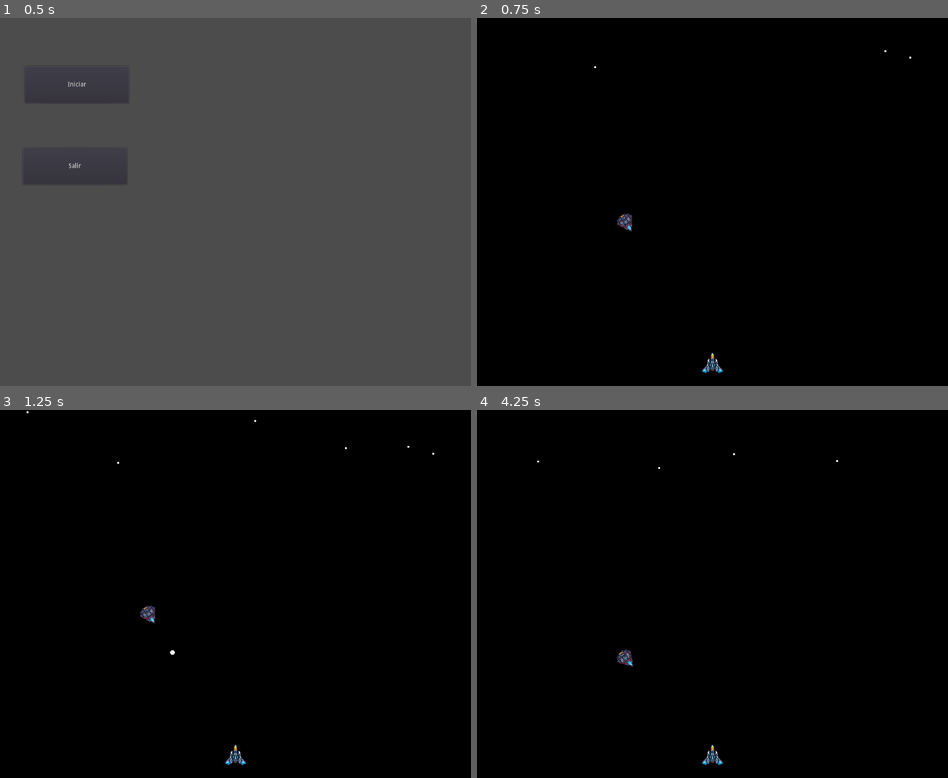
Above: before the commit, frames 1-4 (two rows, left to right).
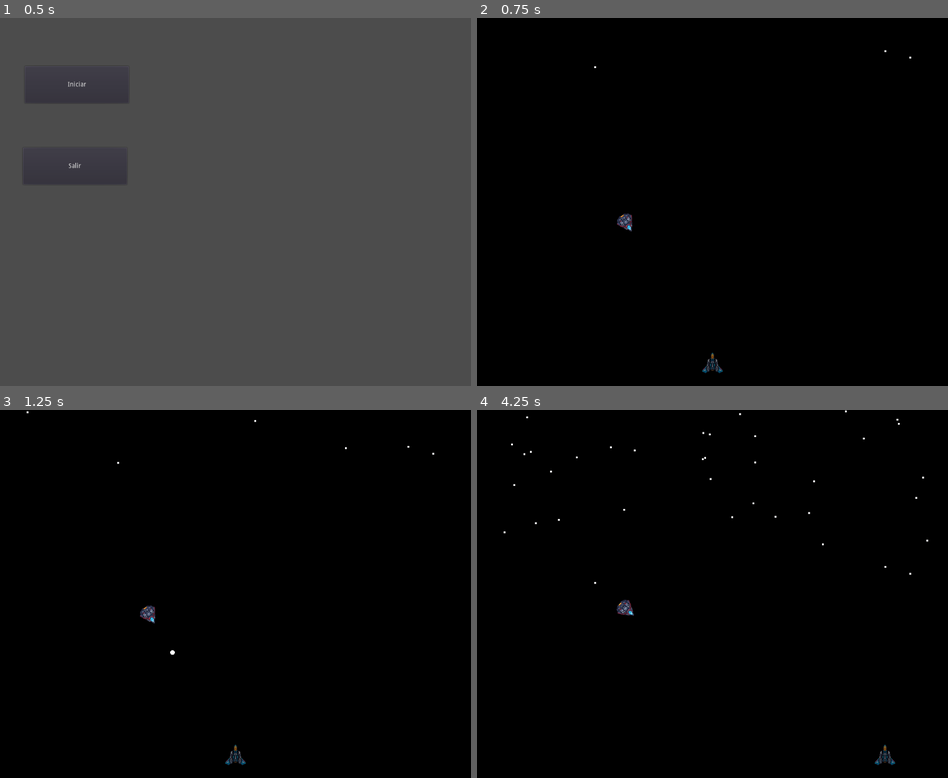
Above: after the commit, the same moments.

Repository: zavala80/Escape-Room
Game: Godot game, scene res://escenas/MainMenu.tscn
Two runs of this game, one before a commit and one after it. Both use one fixed random seed, a clock stepped at 60 frames per second and the inputs below. The engine's default icon, where the game draws it, is replaced by a stand-in: a white triangle on a blue panel in a dark square.
Inputs:
- Up to frame 1 (0.5 s): no input
- Up to frame 2 (0.75 s): click "Iniciar" at 0.5 s
- Up to frame 3 (1.25 s): no input
- Up to frame 4 (4.25 s): hold Right (ui_right) 1.28-2.03 s; hold Down (ui_down) 2.03-2.78 s; hold Right (ui_right) 2.78-3.53 s; hold Up (ui_up) from 3.53 s (still down)

Frame 1 is identical in both runs. In frame 2, 0.1% of the frame differs, in the area x 47-53%, y 90-97%; in frame 3, 0.1%; in frame 4, 0.6%, in the area x 5-96%, y 0-97%.

Commit message:
El jugador tiene 3 vidas y una nueva animación de daño

Diff:
--- a/componentes/enemigos/bala_enemigo.gd
+++ b/componentes/enemigos/bala_enemigo.gd
@@ -7,4 +7,4 @@
 	if body.name == "Player":
 		var player = get_tree().root.get_node("Nivel/Player")
 		print(player)
-		player.vidas = player.vidas - 1
+		player.lastimar()
--- a/componentes/player/player.gd
+++ b/componentes/player/player.gd
@@ -6,10 +6,12 @@
 var bala_personaje = preload("res://componentes/player/bala_personaje/bala_personaje.tscn")
 var particulas_muerte = preload("res://componentes/muertes/particula_personaje_muerte.tscn")
 var esta_vivo = true
-var vidas = 1
+var inmortal = false
+var vidas = 3
 var termino_el_juego = false
 
 func _ready():
+	$AnimationPlayer.connect("animation_finished", self, "_termino_animacion")
 	set_process(true)
 
 func _process(delta):
@@ -45,6 +47,21 @@
 	if Input.is_action_just_released("ui_restart"):
 		reiniciar_nivel()
 
+func lastimar():
+	if (!inmortal):
+		inmortal = true
+		vidas = vidas - 1
+		if vidas != 0:
+			realizar_animacion("lastimado")
+
+func realizar_animacion(animacion):
+	if animacion == "lastimado":
+		$AnimationPlayer.play("lastimado")
+	pass
+
+func _termino_animacion(animacion):
+	if animacion == "lastimado":
+		inmortal = false
 
 func morir():
 	if (!termino_el_juego):
--- a/componentes/player/player.tscn
+++ b/componentes/player/player.tscn
@@ -6,10 +6,67 @@
 [sub_resource type="RectangleShape2D" id=1]
 extents = Vector2( 23, 23 )
 
+[sub_resource type="Animation" id=2]
+length = 0.001
+tracks/0/type = "value"
+tracks/0/path = NodePath("Sprite:modulate")
+tracks/0/interp = 1
+tracks/0/loop_wrap = true
+tracks/0/imported = false
+tracks/0/enabled = true
+tracks/0/keys = {
+"times": PoolRealArray( 0 ),
+"transitions": PoolRealArray( 1 ),
+"update": 0,
+"values": [ Color( 1, 1, 1, 0.498039 ) ]
+}
+tracks/1/type = "value"
+tracks/1/path = NodePath("Sprite:visible")
+tracks/1/interp = 1
+tracks/1/loop_wrap = true
+tracks/1/imported = false
+tracks/1/enabled = true
+tracks/1/keys = {
+"times": PoolRealArray( 0 ),
+"transitions": PoolRealArray( 1 ),
+"update": 0,
+"values": [ true ]
+}
+
+[sub_resource type="Animation" id=3]
+resource_name = "lastimado"
+length = 1.95
+step = 0.05
+tracks/0/type = "value"
+tracks/0/path = NodePath("Sprite:modulate")
+tracks/0/interp = 1
+tracks/0/loop_wrap = true
+tracks/0/imported = false
+tracks/0/enabled = true
+tracks/0/keys = {
+"times": PoolRealArray( 0 ),
+"transitions": PoolRealArray( 1 ),
+"update": 0,
+"values": [ Color( 1, 1, 1, 0.498039 ) ]
+}
+tracks/1/type = "value"
+tracks/1/path = NodePath("Sprite:visible")
+tracks/1/interp = 1
+tracks/1/loop_wrap = true
+tracks/1/imported = false
+tracks/1/enabled = true
+tracks/1/keys = {
+"times": PoolRealArray( 0, 0.3, 0.6, 0.9, 1.1, 1.3, 1.45, 1.55, 1.65, 1.75, 1.85, 1.95 ),
+"transitions": PoolRealArray( 1, 1, 1, 1, 1, 1, 1, 1, 1, 1, 1, 1 ),
+"update": 1,
+"values": [ false, true, false, true, false, true, false, true, false, true, false, true ]
+}
+
 [node name="Player" type="KinematicBody2D"]
 script = ExtResource( 2 )
 
 [node name="Sprite" type="Sprite" parent="."]
+modulate = Color( 1, 1, 1, 0.498039 )
 texture = ExtResource( 1 )
 
 [node name="CollisionShape2D" type="CollisionShape2D" parent="."]
@@ -23,3 +80,7 @@
 
 [node name="boca" type="Position2D" parent="."]
 position = Vector2( 0, -23 )
+
+[node name="AnimationPlayer" type="AnimationPlayer" parent="."]
+anims/RESET = SubResource( 2 )
+anims/lastimado = SubResource( 3 )
Not shown: 1 places in componentes/player/player.tscn that only renumber resources
